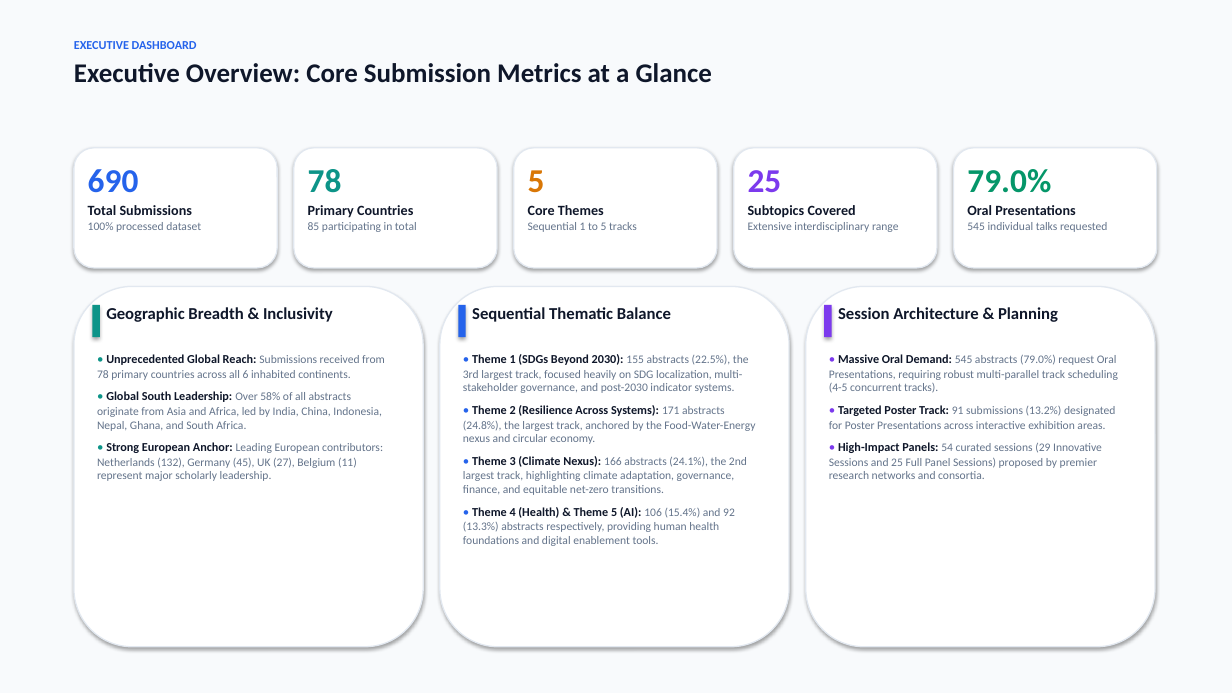
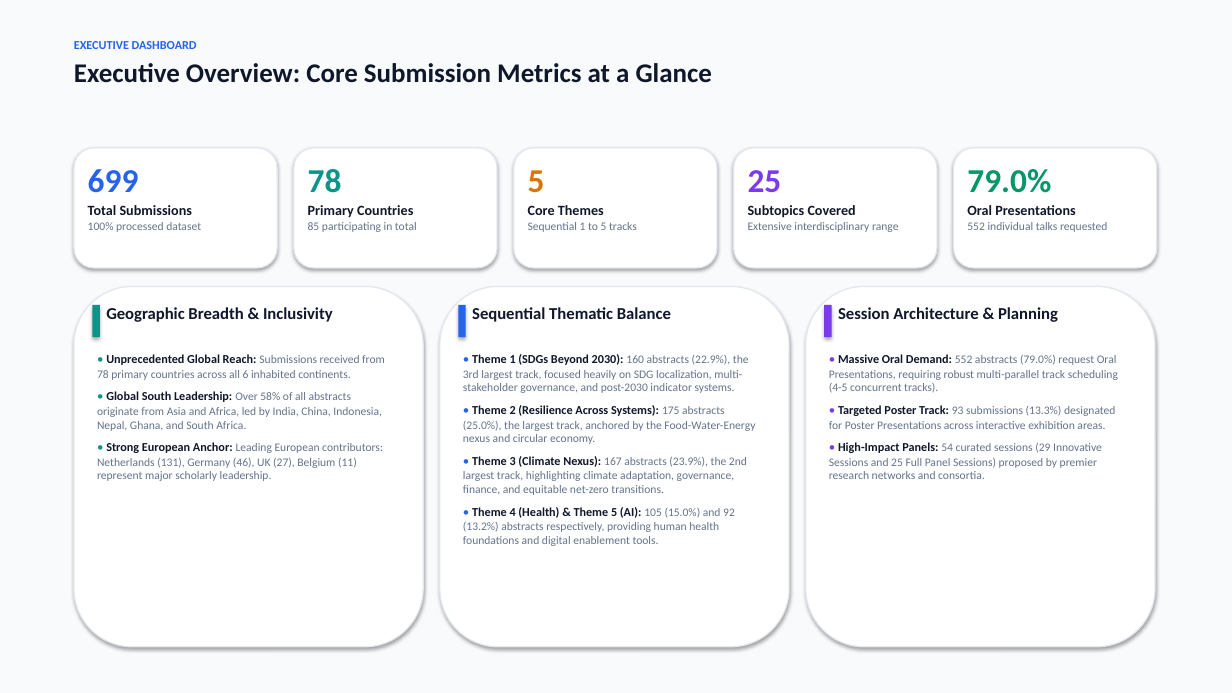
Before and after one commit to ponraj-aru/gsc2027-dashboard, a slide deck: slide 2 of GSC2027_Abstract_Submissions_Analysis_Report.pptx. Drawn at 1232x693 pixels with LibreOffice and Linux fonts; fonts in the diff are those of the drawing. Boxes give left, top, right and bottom in pixels: in the first picture for what was removed or moved away, otherwise in the second. Text is boxed around its words. In the diff, an @@ line names an element or a change of style, - is before the commit and + after.

Commit message:
Update dashboard with latest abstracts from adminPapersBrowse_2026-10-29_03-41-17.doc as of 2026-10-29 08:13:23

```diff
--- a/GSC2027_Abstract_Submissions_Analysis_Report.pptx
+++ b/GSC2027_Abstract_Submissions_Analysis_Report.pptx
@@ text at [88, 169, 139, 193]: text changed @@
-690
+699
@@ text at [967, 222, 1107, 232]: text changed @@
-545 individual talks requested
+552 individual talks requested
@@ text at [463, 354, 755, 546]: text changed @@
-• Theme 1 (SDGs Beyond 2030): 155 abstracts (22.5%), the 3rd largest track, focused heavily on SDG localization, multi-stakeholder governance, and post-2030 indicator systems.
-• Theme 2 (Resilience Across Systems): 171 abstracts (24.8%), the largest track, anchored by the Food-Water-Energy nexus and circular economy.
-• Theme 3 (Climate Nexus): 166 abstracts (24.1%), the 2nd largest track, highlighting climate adaptation, governance, finance, and equitable net-zero transitions.
-• Theme 4 (Health) & Theme 5 (AI): 106 (15.4%) and 92 (13.3%) abstracts respectively, providing human health foundations and digital enablement tools.
+• Theme 1 (SDGs Beyond 2030): 160 abstracts (22.9%), the 3rd largest track, focused heavily on SDG localization, multi-stakeholder governance, and post-2030 indicator systems.
+• Theme 2 (Resilience Across Systems): 175 abstracts (25.0%), the largest track, anchored by the Food-Water-Energy nexus and circular economy.
+• Theme 3 (Climate Nexus): 167 abstracts (23.9%), the 2nd largest track, highlighting climate adaptation, governance, finance, and equitable net-zero transitions.
+• Theme 4 (Health) & Theme 5 (AI): 105 (15.0%) and 92 (13.2%) abstracts respectively, providing human health foundations and digital enablement tools.
@@ text at [829, 354, 1118, 429]: text changed @@
-• Massive Oral Demand: 545 abstracts (79.0%) request Oral Presentations, requiring robust multi-parallel track scheduling (4-5 concurrent tracks).
-• Targeted Poster Track: 91 submissions (13.2%) designated for Poster Presentations across interactive exhibition areas.
+• Massive Oral Demand: 552 abstracts (79.0%) request Oral Presentations, requiring robust multi-parallel track scheduling (4-5 concurrent tracks).
+• Targeted Poster Track: 93 submissions (13.3%) designated for Poster Presentations across interactive exhibition areas.
@@ text at [97, 442, 383, 481]: text changed @@
-• Strong European Anchor: Leading European contributors: Netherlands (132), Germany (45), UK (27), Belgium (11) represent major scholarly leadership.
+• Strong European Anchor: Leading European contributors: Netherlands (131), Germany (46), UK (27), Belgium (11) represent major scholarly leadership.
```
Also in this commit, not shown: 14 other slides changed, 32 other files.
